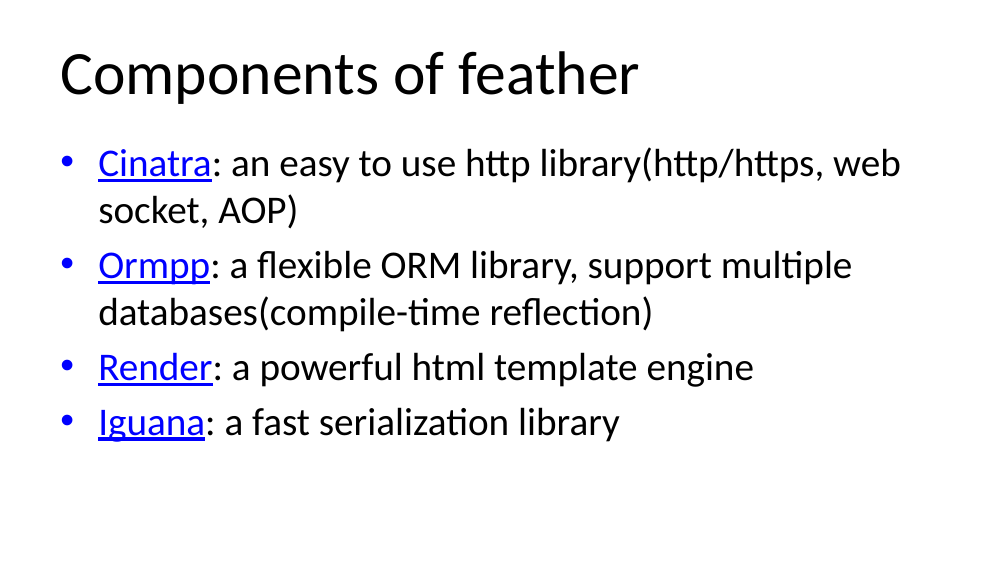
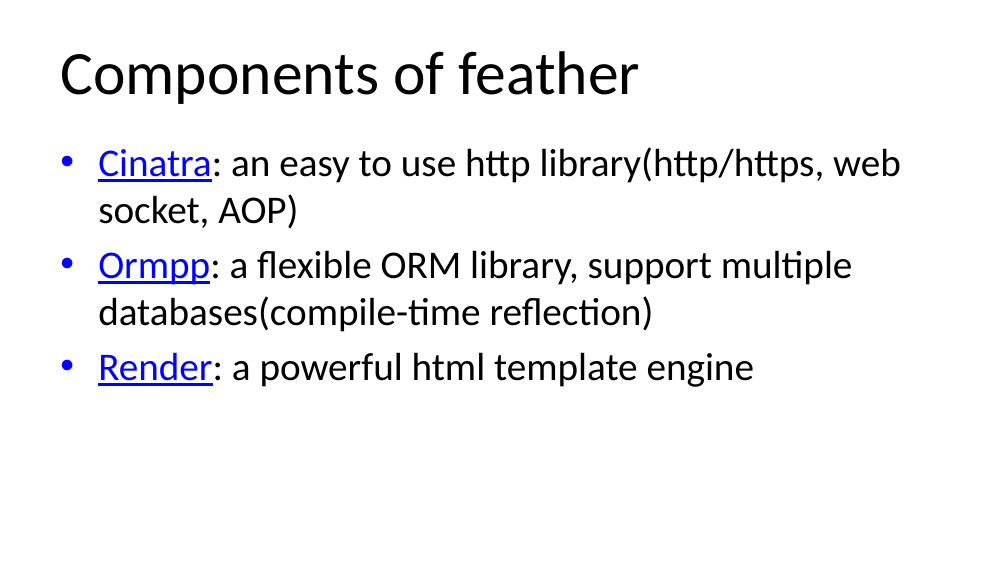
Before and after one commit to qicosmos/cppcon2018, a slide deck: slide 16 of cppcon2018.pptx (slide 18 before the commit). Drawn at 1008x567 pixels with LibreOffice and Linux fonts; fonts in the diff are those of the drawing. Boxes give left, top, right and bottom in pixels: in the first picture for what was removed or moved away, otherwise in the second. Text is boxed around its words. In the diff, an @@ line names an element or a change of style, - is before the commit and + after.

```diff
--- a/cppcon2018.pptx
+++ b/cppcon2018.pptx
@@ text at [98, 407, 620, 442]: paragraph removed @@
-• Iguana: a fast serialization library
```
Also in this commit, not shown: 6 other slides changed, 2 slides removed.
